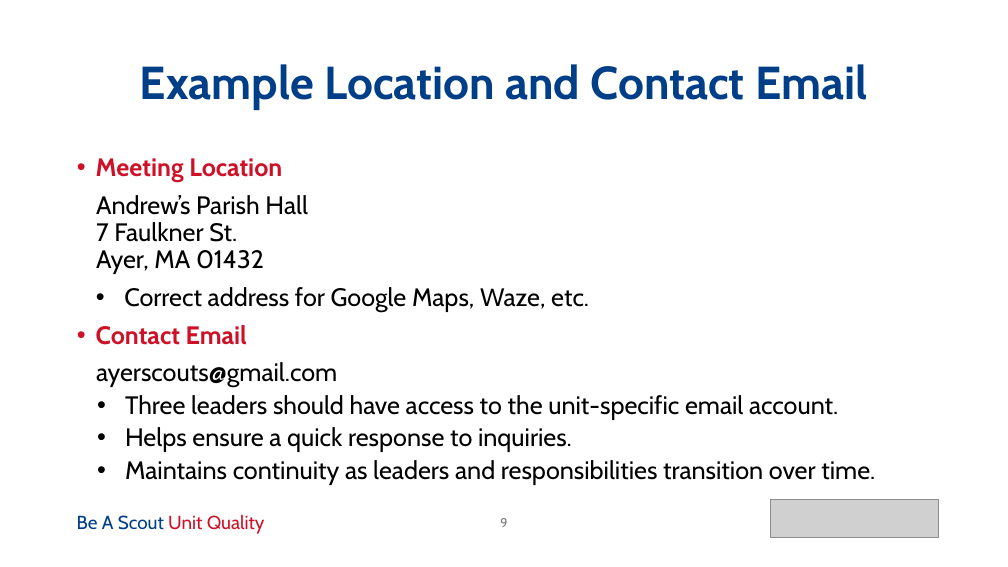
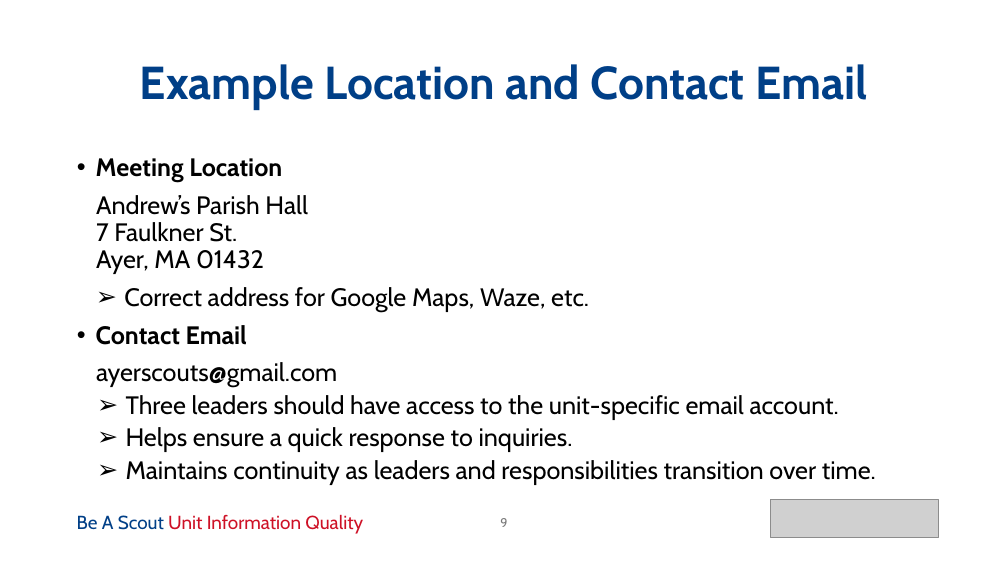
Before and after one commit to iwolf81/beascout, a slide deck: slide 9 of docs/BeAScout_Roundtable_Presentation_13Oct2025.pptx. Drawn at 1008x567 pixels with LibreOffice and Linux fonts; fonts in the diff are those of the drawing; grey boxes stand for pictures. Boxes give left, top, right and bottom in pixels: in the first picture for what was removed or moved away, otherwise in the second. Text is boxed around its words. In the diff, an @@ line names an element or a change of style, - is before the commit and + after.

```diff
--- a/docs/BeAScout_Roundtable_Presentation_13Oct2025.pptx
+++ b/docs/BeAScout_Roundtable_Presentation_13Oct2025.pptx
@@ text at (96, 158, 876, 485): text colour #CE1126 to #000000 in "Meeting Location", "Contact Email"; bullet • to ➢ @@
@@ text at (77, 514, 363, 534): text changed @@
-Be A Scout Unit Quality
+Be A Scout Unit Information Quality
```
Also in this commit, not shown: 11 other slides changed.
